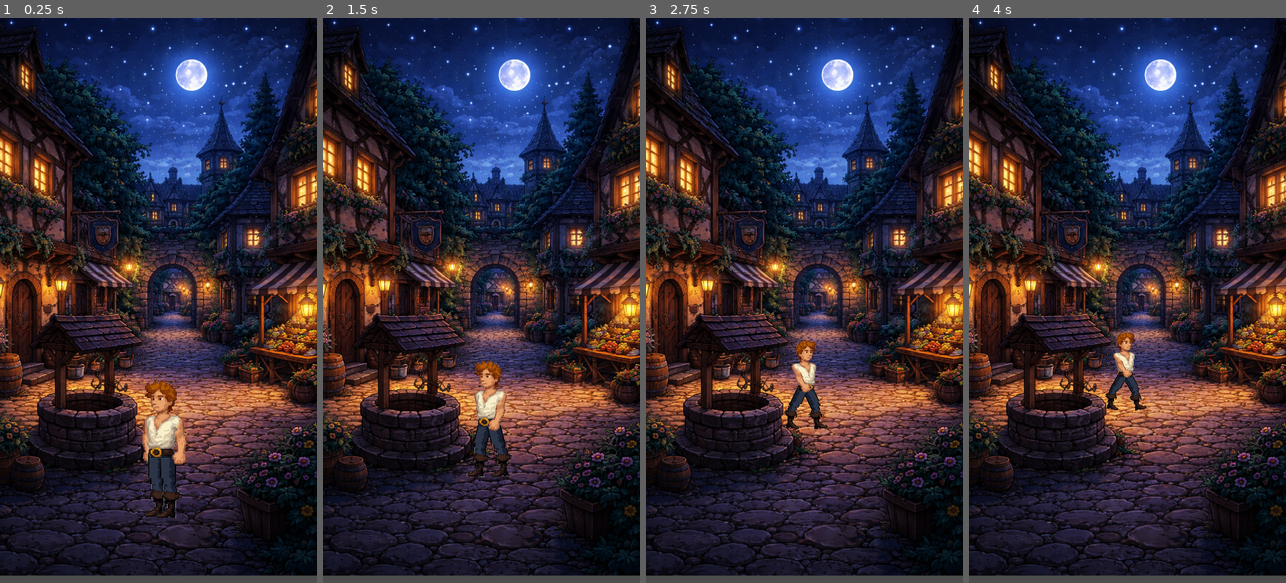
Above: before the commit, frames 1-4 (left to right).
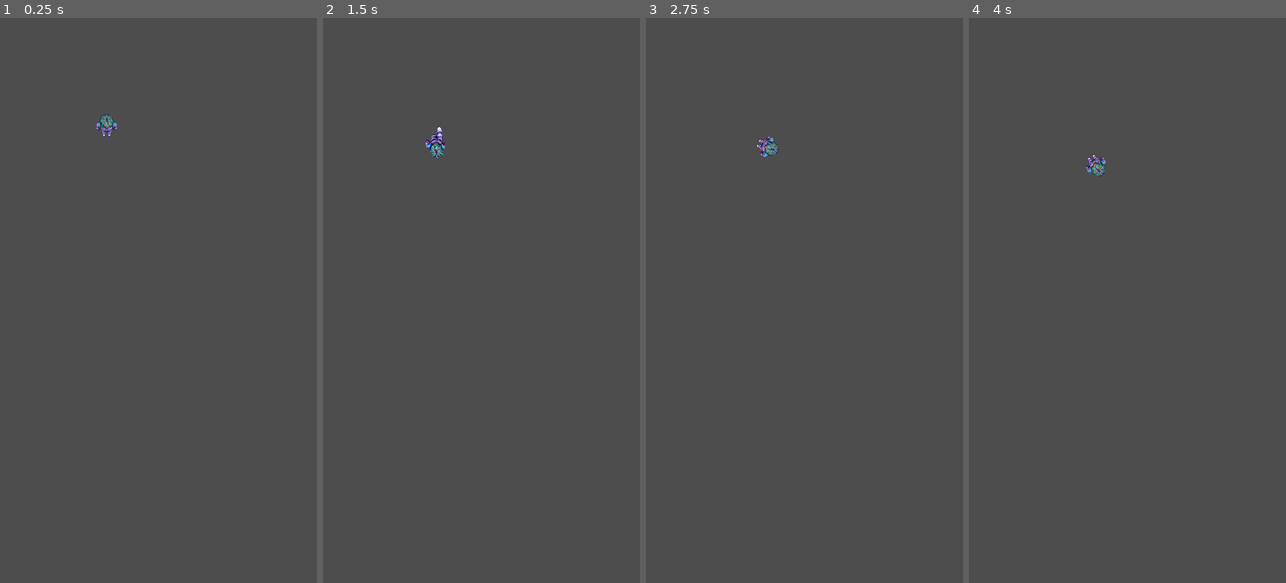
Above: after the commit, the same moments.

Repository: playkore/eve-run
Game: Godot game, scene res://scenes/eve_playground.tscn
Same seed, same stepped clock (60 frames per second), same inputs: the game is played once before the commit and once after it. Before the commit the project starts from res://scenes/main.tscn.
Inputs (mouse positions are in pixels of both pictures, inside the frame that each line leads up to):
- Up to frame 1 (0.25 s): no input
- Up to frame 2 (1.5 s): tap Enter at 0.5 s; move the mouse to (551, 272) at 0.52 s; click (551, 272) at 0.67 s; move the mouse to (418, 328) at 1.27 s; click (418, 328) at 1.42 s
- Up to frame 3 (2.75 s): move the mouse to (836, 176) at 2.02 s; click (836, 176) at 2.17 s
- Up to frame 4 (4 s): move the mouse to (1111, 413) at 2.77 s; click (1111, 413) at 2.92 s; move the mouse to (1222, 385) at 3.52 s; click (1222, 385) at 3.67 s

The runs differ from the first frame. In frame 1, 96% of the frame differs, in the area x 0-100%, y 0-99%; in frame 2, 96%; in frame 3, 96%; in frame 4, 96%.

Commit message:
Remove unused scenes

Diff:
--- a/project.godot
+++ b/project.godot
@@ -11,7 +11,7 @@
 [application]
 
 config/name="eve-run"
-run/main_scene="res://scenes/main.tscn"
+run/main_scene="uid://dh3s1vh1clpov"
 config/features=PackedStringArray("4.5", "Mobile")
 config/icon="res://icon.svg"
 
--- a/scenes/boy.tscn
+++ /dev/null
@@ -1,388 +0,0 @@
-[gd_scene load_steps=6 format=3 uid="uid://bjfdkmo5vxkom"]
-
-[ext_resource type="Texture2D" uid="uid://h6tv1qcg6n18" path="res://assets/guy-spritesheet.png" id="1_kfsw8"]
-
-[sub_resource type="Animation" id="Animation_j4e0x"]
-length = 0.001
-tracks/0/type = "value"
-tracks/0/imported = false
-tracks/0/enabled = true
-tracks/0/path = NodePath("Skeleton2D/TorsoBone2D/right-handBone2D:rotation")
-tracks/0/interp = 1
-tracks/0/loop_wrap = true
-tracks/0/keys = {
-"times": PackedFloat32Array(0),
-"transitions": PackedFloat32Array(1),
-"update": 0,
-"values": [0.0]
-}
-tracks/1/type = "value"
-tracks/1/imported = false
-tracks/1/enabled = true
-tracks/1/path = NodePath("Skeleton2D/TorsoBone2D/left-handBone2D:rotation")
-tracks/1/interp = 1
-tracks/1/loop_wrap = true
-tracks/1/keys = {
-"times": PackedFloat32Array(0),
-"transitions": PackedFloat32Array(1),
-"update": 0,
-"values": [-0.05443813]
-}
-tracks/2/type = "value"
-tracks/2/imported = false
-tracks/2/enabled = true
-tracks/2/path = NodePath("Skeleton2D/TorsoBone2D/right-legBone2D:rotation")
-tracks/2/interp = 1
-tracks/2/loop_wrap = true
-tracks/2/keys = {
-"times": PackedFloat32Array(0),
-"transitions": PackedFloat32Array(1),
-"update": 0,
-"values": [0.0]
-}
-tracks/3/type = "value"
-tracks/3/imported = false
-tracks/3/enabled = true
-tracks/3/path = NodePath("Skeleton2D/TorsoBone2D/right-legBone2D/right-footBone2D:rotation")
-tracks/3/interp = 1
-tracks/3/loop_wrap = true
-tracks/3/keys = {
-"times": PackedFloat32Array(0),
-"transitions": PackedFloat32Array(1),
-"update": 0,
-"values": [0.0]
-}
-tracks/4/type = "value"
-tracks/4/imported = false
-tracks/4/enabled = true
-tracks/4/path = NodePath("Skeleton2D/TorsoBone2D/left-legBone2D:rotation")
-tracks/4/interp = 1
-tracks/4/loop_wrap = true
-tracks/4/keys = {
-"times": PackedFloat32Array(0),
-"transitions": PackedFloat32Array(1),
-"update": 0,
-"values": [-0.022741903]
-}
-tracks/5/type = "value"
-tracks/5/imported = false
-tracks/5/enabled = true
-tracks/5/path = NodePath("Skeleton2D/TorsoBone2D/left-legBone2D/left-footBone2D:rotation")
-tracks/5/interp = 1
-tracks/5/loop_wrap = true
-tracks/5/keys = {
-"times": PackedFloat32Array(0),
-"transitions": PackedFloat32Array(1),
-"update": 0,
-"values": [0.022741903]
-}
-tracks/6/type = "value"
-tracks/6/imported = false
-tracks/6/enabled = true
-tracks/6/path = NodePath("Skeleton2D/TorsoBone2D:position:y")
-tracks/6/interp = 1
-tracks/6/loop_wrap = true
-tracks/6/keys = {
-"times": PackedFloat32Array(0),
-"transitions": PackedFloat32Array(1),
-"update": 1,
-"values": [0.0]
-}
-
-[sub_resource type="Animation" id="Animation_run01"]
-resource_name = "run"
-length = 0.6
-loop_mode = 1
-tracks/0/type = "value"
-tracks/0/imported = false
-tracks/0/enabled = true
-tracks/0/path = NodePath("Skeleton2D/TorsoBone2D/right-handBone2D:rotation")
-tracks/0/interp = 2
-tracks/0/loop_wrap = true
-tracks/0/keys = {
-"times": PackedFloat32Array(0, 0.3),
-"transitions": PackedFloat32Array(1, 1),
-"update": 0,
-"values": [0.5235987755982988, -0.5235987755982988]
-}
-tracks/1/type = "value"
-tracks/1/imported = false
-tracks/1/enabled = true
-tracks/1/path = NodePath("Skeleton2D/TorsoBone2D/left-handBone2D:rotation")
-tracks/1/interp = 2
-tracks/1/loop_wrap = true
-tracks/1/keys = {
-"times": PackedFloat32Array(0, 0.3),
-"transitions": PackedFloat32Array(1, 1),
-"update": 0,
-"values": [-0.5235987755982988, 0.5235987755982988]
-}
-tracks/2/type = "value"
-tracks/2/imported = false
-tracks/2/enabled = true
-tracks/2/path = NodePath("Skeleton2D/TorsoBone2D/right-legBone2D:rotation")
-tracks/2/interp = 2
-tracks/2/loop_wrap = true
-tracks/2/keys = {
-"times": PackedFloat32Array(0, 0.3),
-"transitions": PackedFloat32Array(1, 1),
-"update": 0,
-"values": [-0.5235987755982988, 0.5235987755982988]
-}
-tracks/3/type = "value"
-tracks/3/imported = false
-tracks/3/enabled = true
-tracks/3/path = NodePath("Skeleton2D/TorsoBone2D/right-legBone2D/right-footBone2D:rotation")
-tracks/3/interp = 2
-tracks/3/loop_wrap = true
-tracks/3/keys = {
-"times": PackedFloat32Array(0, 0.3),
-"transitions": PackedFloat32Array(1, 1),
-"update": 0,
-"values": [0.17453292519943295, -0.3490658503988659]
-}
-tracks/4/type = "value"
-tracks/4/imported = false
-tracks/4/enabled = true
-tracks/4/path = NodePath("Skeleton2D/TorsoBone2D/left-legBone2D:rotation")
-tracks/4/interp = 2
-tracks/4/loop_wrap = true
-tracks/4/keys = {
-"times": PackedFloat32Array(0, 0.3),
-"transitions": PackedFloat32Array(1, 1),
-"update": 0,
-"values": [0.5235987755982988, -0.5235987755982988]
-}
-tracks/5/type = "value"
-tracks/5/imported = false
-tracks/5/enabled = true
-tracks/5/path = NodePath("Skeleton2D/TorsoBone2D/left-legBone2D/left-footBone2D:rotation")
-tracks/5/interp = 2
-tracks/5/loop_wrap = true
-tracks/5/keys = {
-"times": PackedFloat32Array(0, 0.3),
-"transitions": PackedFloat32Array(1, 1),
-"update": 0,
-"values": [-0.3490658503988659, 0.3490658503988659]
-}
-tracks/6/type = "value"
-tracks/6/imported = false
-tracks/6/enabled = true
-tracks/6/path = NodePath("Skeleton2D/TorsoBone2D:position:y")
-tracks/6/interp = 1
-tracks/6/loop_wrap = true
-tracks/6/keys = {
-"times": PackedFloat32Array(0, 0.15, 0.3, 0.45),
-"transitions": PackedFloat32Array(1, 1, 1, 1),
-"update": 0,
-"values": [0.0, -15.0, 0.0, -15.0]
-}
-
-[sub_resource type="Animation" id="Animation_kfsw8"]
-resource_name = "walk"
-loop_mode = 1
-tracks/0/type = "value"
-tracks/0/imported = false
-tracks/0/enabled = true
-tracks/0/path = NodePath("Skeleton2D/TorsoBone2D/right-handBone2D:rotation")
-tracks/0/interp = 2
-tracks/0/loop_wrap = true
-tracks/0/keys = {
-"times": PackedFloat32Array(0, 0.5),
-"transitions": PackedFloat32Array(1, 1),
-"update": 0,
-"values": [0.3490658503988659, -0.3490658503988659]
-}
-tracks/1/type = "value"
-tracks/1/imported = false
-tracks/1/enabled = true
-tracks/1/path = NodePath("Skeleton2D/TorsoBone2D/left-handBone2D:rotation")
-tracks/1/interp = 2
-tracks/1/loop_wrap = true
-tracks/1/keys = {
-"times": PackedFloat32Array(0, 0.5),
-"transitions": PackedFloat32Array(1, 1),
-"update": 0,
-"values": [-0.3490658503988659, 0.3490658503988659]
-}
-tracks/2/type = "value"
-tracks/2/imported = false
-tracks/2/enabled = true
-tracks/2/path = NodePath("Skeleton2D/TorsoBone2D/right-legBone2D:rotation")
-tracks/2/interp = 2
-tracks/2/loop_wrap = true
-tracks/2/keys = {
-"times": PackedFloat32Array(0, 0.5),
-"transitions": PackedFloat32Array(1, 1),
-"update": 0,
-"values": [-0.3490658503988659, 0.3490658503988659]
-}
-tracks/3/type = "value"
-tracks/3/imported = false
-tracks/3/enabled = true
-tracks/3/path = NodePath("Skeleton2D/TorsoBone2D/right-legBone2D/right-footBone2D:rotation")
-tracks/3/interp = 2
-tracks/3/loop_wrap = true
-tracks/3/keys = {
-"times": PackedFloat32Array(0, 0.5),
-"transitions": PackedFloat32Array(1, 1),
-"update": 0,
-"values": [0.0, -0.2617993877991494]
-}
-tracks/4/type = "value"
-tracks/4/imported = false
-tracks/4/enabled = true
-tracks/4/path = NodePath("Skeleton2D/TorsoBone2D/left-legBone2D:rotation")
-tracks/4/interp = 2
-tracks/4/loop_wrap = true
-tracks/4/keys = {
-"times": PackedFloat32Array(0, 0.5),
-"transitions": PackedFloat32Array(1, 1),
-"update": 0,
-"values": [0.3490658503988659, -0.3490658503988659]
-}
-tracks/5/type = "value"
-tracks/5/imported = false
-tracks/5/enabled = true
-tracks/5/path = NodePath("Skeleton2D/TorsoBone2D/left-legBone2D/left-footBone2D:rotation")
-tracks/5/interp = 2
-tracks/5/loop_wrap = true
-tracks/5/keys = {
-"times": PackedFloat32Array(0, 0.5),
-"transitions": PackedFloat32Array(1, 1),
-"update": 0,
-"values": [-0.2617993877991494, 0.2617993877991494]
-}
-tracks/6/type = "value"
-tracks/6/imported = false
-tracks/6/enabled = true
-tracks/6/path = NodePath("Skeleton2D/TorsoBone2D:position:y")
-tracks/6/interp = 1
-tracks/6/loop_wrap = true
-tracks/6/keys = {
-"times": PackedFloat32Array(0, 0.25, 0.5, 0.75),
-"transitions": PackedFloat32Array(1, 1, 1, 1),
-"update": 0,
-"values": [0.0, -10.0, 0.0, -10.0]
-}
-
-[sub_resource type="AnimationLibrary" id="AnimationLibrary_4q8oq"]
-_data = {
-&"RESET": SubResource("Animation_j4e0x"),
-&"run": SubResource("Animation_run01"),
-&"walk": SubResource("Animation_kfsw8")
-}
-
-[node name="boy" type="Node2D"]
-
-[node name="Skeleton2D" type="Skeleton2D" parent="."]
-position = Vector2(27, -405)
-
-[node name="TorsoBone2D" type="Bone2D" parent="Skeleton2D"]
-rest = Transform2D(1, 0, 0, 1, 708, 255)
-
-[node name="Torso" type="Sprite2D" parent="Skeleton2D/TorsoBone2D"]
-z_index = 1
-texture = ExtResource("1_kfsw8")
-region_enabled = true
-region_rect = Rect2(564, 183.25, 178, 225.5)
-
-[node name="right-handBone2D" type="Bone2D" parent="Skeleton2D/TorsoBone2D"]
-position = Vector2(-77, -75)
-scale = Vector2(0.9999997, 0.9999997)
-rest = Transform2D(1, 0, 0, 1, -77, -75)
-
-[node name="right-hand" type="Sprite2D" parent="Skeleton2D/TorsoBone2D/right-handBone2D"]
-z_index = -1
-position = Vector2(7, 97)
-texture = ExtResource("1_kfsw8")
-region_enabled = true
-region_rect = Rect2(30.454567, 227.78288, 78.13678, 225.77022)
-
-[node name="right-legBone2D" type="Bone2D" parent="Skeleton2D/TorsoBone2D"]
-position = Vector2(-47, 113)
-scale = Vector2(0.9999997, 0.9999997)
-rest = Transform2D(1, 0, 0, 1, -47, 113)
-
-[node name="right-leg" type="Sprite2D" parent="Skeleton2D/TorsoBone2D/right-legBone2D"]
-z_index = -1
-position = Vector2(10, 52)
-texture = ExtResource("1_kfsw8")
-region_enabled = true
-region_rect = Rect2(417.5162, 447.6248, 81.39612, 167.83011)
-
-[node name="right-footBone2D" type="Bone2D" parent="Skeleton2D/TorsoBone2D/right-legBone2D"]
-z_index = -1
-position = Vector2(10, 128)
-scale = Vector2(0.99999994, 0.99999994)
-rest = Transform2D(1, 0, 0, 1, 10, 128)
-
-[node name="right-foot" type="Sprite2D" parent="Skeleton2D/TorsoBone2D/right-legBone2D/right-footBone2D"]
-z_index = -1
-position = Vector2(2, 68)
-texture = ExtResource("1_kfsw8")
-region_enabled = true
-region_rect = Rect2(576.7739, 601.73755, 129.17212, 182.25647)
-
-[node name="left-legBone2D" type="Bone2D" parent="Skeleton2D/TorsoBone2D"]
-position = Vector2(6, 116.00003)
-rotation = -0.022741903
-rest = Transform2D(0.99974144, -0.022739943, 0.022739943, 0.99974144, 6, 116.00003)
-
-[node name="left-leg" type="Sprite2D" parent="Skeleton2D/TorsoBone2D/left-legBone2D"]
-z_index = -1
-position = Vector2(11.927877, 47.28344)
-texture = ExtResource("1_kfsw8")
-region_enabled = true
-region_rect = Rect2(416.96643, 446.5248, 81.61731, 168.6301)
-
-[node name="left-footBone2D" type="Bone2D" parent="Skeleton2D/TorsoBone2D/left-legBone2D"]
-z_index = -1
-position = Vector2(13.039658, 130.3302)
-rotation = 0.022741903
-scale = Vector2(0.9999997, 0.9999997)
-rest = Transform2D(0.99974144, 0.022739943, -0.022739943, 0.99974144, 13.039658, 130.3302)
-
-[node name="left-foot" type="Sprite2D" parent="Skeleton2D/TorsoBone2D/left-legBone2D/left-footBone2D"]
-z_index = -1
-position = Vector2(2, 68)
-texture = ExtResource("1_kfsw8")
-region_enabled = true
-region_rect = Rect2(576.7739, 601.73755, 129.17212, 182.25647)
-
-[node name="HeadBone2D" type="Bone2D" parent="Skeleton2D/TorsoBone2D"]
-position = Vector2(-11, -111)
-rotation = 0.0026996136
-rest = Transform2D(0.99999636, 0.0026996103, -0.0026996103, 0.99999636, -11, -111)
-
-[node name="Head" type="Sprite2D" parent="Skeleton2D/TorsoBone2D/HeadBone2D"]
-z_index = 1
-position = Vector2(-4.36973, -70.893616)
-texture = ExtResource("1_kfsw8")
-region_enabled = true
-region_rect = Rect2(402.42767, 26.144743, 157.0263, 165.75006)
-
-[node name="left-handBone2D" type="Bone2D" parent="Skeleton2D/TorsoBone2D"]
-position = Vector2(76, -76)
-rotation = -0.05443813
-scale = Vector2(0.9999997, 0.9999997)
-rest = Transform2D(0.9985186, -0.054411244, 0.054411244, 0.9985186, 76, -76)
-
-[node name="left-hand" type="Sprite2D" parent="Skeleton2D/TorsoBone2D/left-handBone2D"]
-z_index = 1
-position = Vector2(-13, 101)
-texture = ExtResource("1_kfsw8")
-region_enabled = true
-region_rect = Rect2(176.90234, 217.39232, 83.66919, 236.66426)
-
-[node name="AnimationPlayer" type="AnimationPlayer" parent="."]
-libraries = {
-&"": SubResource("AnimationLibrary_4q8oq")
-}
-
-[node name="NavigationAgent2D" type="NavigationAgent2D" parent="."]
-path_desired_distance = 10.0
-target_desired_distance = 10.0
-max_speed = 10000.0
-avoidance_enabled = true
-radius = 30.0
--- /dev/null
+++ b/scenes/eve.tscn
@@ -0,0 +1,52 @@
+[gd_scene load_steps=7 format=3 uid="uid://c4xsptmonp7u"]
+
+[ext_resource type="Texture2D" uid="uid://bul3fen8ly00c" path="res://assets/eve-top-down.png" id="1_8snfq"]
+
+[sub_resource type="CircleShape2D" id="CircleShape2D_8snfq"]
+radius = 35.69314
+
+[sub_resource type="AtlasTexture" id="AtlasTexture_jr3t3"]
+atlas = ExtResource("1_8snfq")
+region = Rect2(128, 0, 128, 128)
+
+[sub_resource type="AtlasTexture" id="AtlasTexture_yfl72"]
+atlas = ExtResource("1_8snfq")
+region = Rect2(256, 0, 128, 128)
+
+[sub_resource type="AtlasTexture" id="AtlasTexture_2y7q7"]
+atlas = ExtResource("1_8snfq")
+region = Rect2(0, 0, 128, 128)
+
+[sub_resource type="SpriteFrames" id="SpriteFrames_nuijg"]
+animations = [{
+"frames": [{
+"duration": 1.0,
+"texture": SubResource("AtlasTexture_jr3t3")
+}, {
+"duration": 1.0,
+"texture": SubResource("AtlasTexture_yfl72")
+}],
+"loop": true,
+"name": &"running",
+"speed": 5.0
+}, {
+"frames": [{
+"duration": 1.0,
+"texture": SubResource("AtlasTexture_2y7q7")
+}],
+"loop": true,
+"name": &"standing",
+"speed": 5.0
+}]
+
+[node name="Eve" type="Node2D"]
+
+[node name="CharacterBody2D" type="CharacterBody2D" parent="."]
+
+[node name="CollisionShape2D" type="CollisionShape2D" parent="CharacterBody2D"]
+shape = SubResource("CircleShape2D_8snfq")
+
+[node name="AnimatedSprite2D" type="AnimatedSprite2D" parent="."]
+sprite_frames = SubResource("SpriteFrames_nuijg")
+animation = &"running"
+frame_progress = 0.268315
--- /dev/null
+++ b/scenes/eve_playground.tscn
@@ -0,0 +1,10 @@
+[gd_scene load_steps=3 format=3 uid="uid://dh3s1vh1clpov"]
+
+[ext_resource type="Script" uid="uid://dl1g0sgxpulsr" path="res://scripts/eve_playground.gd" id="1_86gdv"]
+[ext_resource type="PackedScene" uid="uid://c4xsptmonp7u" path="res://scenes/eve.tscn" id="1_g7lod"]
+
+[node name="EvePlayground" type="Node2D"]
+script = ExtResource("1_86gdv")
+
+[node name="Eve" parent="." instance=ExtResource("1_g7lod")]
+position = Vector2(364, 367)
--- a/scenes/main.tscn
+++ /dev/null
@@ -1,48 +0,0 @@
-[gd_scene load_steps=6 format=3 uid="uid://dn16txdwtnt5p"]
-
-[ext_resource type="Script" uid="uid://d1phdnv8ydmny" path="res://scripts/main.gd" id="1_ytvwh"]
-[ext_resource type="PackedScene" uid="uid://bjfdkmo5vxkom" path="res://scenes/boy.tscn" id="2_j2uf7"]
-[ext_resource type="Texture2D" uid="uid://cgcayplnuf308" path="res://assets/scene001-background.png" id="3_bg"]
-
-[sub_resource type="NavigationPolygon" id="NavigationPolygon_main"]
-vertices = PackedVector2Array(449.5078, 1289.2422, 811.96875, 1228, 889.35156, 1228, 1010.7031, 1297.3438, 808.3125, 1397.1484, 472.8828, 1429.4531, 693, 1559.2109, 778.46875, 1839.9219, -137.92188, 1835.0469, 112.97656, 1609.6172, 332.8828, 1531.2734, -136.07813, 1584.0703, 132.96875, 1514.6875, 691.6328, 1177.0469, 410.47656, 1230.6875, 422.71875, 1152.5078, 602.6172, 1028.5703, 707.8594, 1093.8594, 469.0078, 1025.4609, 492.67188, 989.0703, 540.03906, 969.77344, 589.9375, 989.5625)
-polygons = Array[PackedInt32Array]([PackedInt32Array(0, 1, 2, 3, 4, 5), PackedInt32Array(6, 7, 8, 9, 10), PackedInt32Array(8, 11, 9), PackedInt32Array(9, 12, 10), PackedInt32Array(6, 10, 5, 4), PackedInt32Array(13, 1, 0, 14, 15), PackedInt32Array(16, 17, 13, 15, 18, 19), PackedInt32Array(16, 19, 20, 21)])
-outlines = Array[PackedVector2Array]([PackedVector2Array(-148, 1845, -146, 1573, 105.05347, 1598.7463, 125, 1504, 330, 1521, 462, 1425, 440, 1293, 400, 1233, 413, 1150, 460, 1021, 486, 981, 540, 959, 598, 982, 611, 1022, 719, 1089, 703, 1171, 814, 1218, 892, 1218, 1032, 1298, 815, 1405, 704, 1561, 792, 1850)])
-
-[sub_resource type="CapsuleShape2D" id="CapsuleShape2D_sugp2"]
-radius = 79.0
-height = 400.0
-
-[node name="Main" type="Node2D"]
-script = ExtResource("1_ytvwh")
-
-[node name="Background" type="Sprite2D" parent="."]
-z_index = -10
-position = Vector2(537, 935)
-scale = Vector2(1.25, 1.25)
-texture = ExtResource("3_bg")
-
-[node name="NavigationRegion2D" type="NavigationRegion2D" parent="."]
-position = Vector2(48, 38)
-navigation_polygon = SubResource("NavigationPolygon_main")
-
-[node name="Obstacles" type="Node2D" parent="."]
-visible = false
-
-[node name="StoneWell" type="StaticBody2D" parent="Obstacles"]
-position = Vector2(324, 1440)
-
-[node name="CollisionShape2D" type="CollisionShape2D" parent="Obstacles/StoneWell"]
-position = Vector2(-17, 29)
-rotation = 1.5707964
-shape = SubResource("CapsuleShape2D_sugp2")
-
-[node name="FruitStand" type="StaticBody2D" parent="Obstacles"]
-position = Vector2(810, 1248)
-
-[node name="CollisionPolygon2D" type="CollisionPolygon2D" parent="Obstacles/FruitStand"]
-polygon = PackedVector2Array(0, -96, 248.4, -96, 248.4, 96, 0, 96)
-
-[node name="Boy" parent="." instance=ExtResource("2_j2uf7")]
-position = Vector2(540, 1700)
-scale = Vector2(0.5, 0.5)
--- /dev/null
+++ b/scripts/eve_playground.gd
@@ -0,0 +1,74 @@
+extends Node2D
+
+@export var move_speed := 500.0
+
+@onready var eve: Node2D = $Eve
+@onready var eve_sprite: AnimatedSprite2D = $Eve/AnimatedSprite2D
+
+var target_position := Vector2.ZERO
+var is_moving := false
+var is_pressing := false
+
+func _ready() -> void:
+	eve_sprite.play("standing")
+
+func _unhandled_input(event: InputEvent) -> void:
+	if event is InputEventMouseButton and event.button_index == MOUSE_BUTTON_LEFT:
+		if event.pressed:
+			is_pressing = true
+			_start_move(event.position)
+		else:
+			is_pressing = false
+			_stop_move()
+	elif event is InputEventScreenTouch:
+		if event.pressed:
+			is_pressing = true
+			_start_move(event.position)
+		else:
+			is_pressing = false
+			_stop_move()
+	elif event is InputEventMouseMotion and is_pressing:
+		_start_move(event.position)
+
+func _physics_process(delta: float) -> void:
+	if not is_moving:
+		return
+
+	var to_target = target_position - eve.global_position
+	var distance = to_target.length()
+	if distance <= 1.0:
+		eve.global_position = target_position
+		_stop_move()
+		return
+
+	var direction = to_target / distance
+	# Rotate Eve towards the current target while moving.
+	# Sprite faces down by default, so add a 90-degree offset.
+	eve.rotation = direction.angle() + PI / 2.0
+	var step = move_speed * delta
+	if step >= distance:
+		eve.global_position = target_position
+		_stop_move()
+		return
+
+	eve.global_position += direction * step
+
+func _start_move(position: Vector2) -> void:
+	target_position = position
+	is_moving = true
+	_rotate_towards_target()
+	if eve_sprite.animation != "running":
+		eve_sprite.play("running")
+
+func _stop_move() -> void:
+	if not is_moving:
+		return
+	is_moving = false
+	if eve_sprite.animation != "standing":
+		eve_sprite.play("standing")
+
+func _rotate_towards_target() -> void:
+	var to_target = target_position - eve.global_position
+	if to_target.length_squared() > 0.0:
+		# Sprite faces down by default, so add a 90-degree offset.
+		eve.rotation = to_target.angle() + PI / 2.0
--- a/scripts/main.gd
+++ /dev/null
@@ -1,72 +0,0 @@
-extends Node2D
-
-@export var move_speed := 200.0
-
-# Scaling parameters based on the JSON specification
-const HORIZON_Y := 960.0  # 50% of 1920
-const MIN_SCALE := 0.1
-const MAX_SCALE := 0.8
-const MIN_Y := 960.0  # Horizon (50% of height)
-const MAX_Y := 1824.0  # Bottom of walkable area (95% of height)
-
-@onready var boy: Node2D = $Boy
-@onready var boy_animation: AnimationPlayer = $Boy/AnimationPlayer
-@onready var navigation_agent: NavigationAgent2D = $Boy/NavigationAgent2D
-
-var target_position: Vector2
-var is_navigating := false
-
-func _ready() -> void:
-	# Wait for navigation to be ready
-	await get_tree().physics_frame
-	navigation_agent.velocity_computed.connect(_on_velocity_computed)
-
-func _unhandled_input(event: InputEvent) -> void:
-	if event is InputEventMouseButton and event.pressed and event.button_index == MOUSE_BUTTON_LEFT:
-		target_position = event.position
-		navigation_agent.target_position = target_position
-		is_navigating = true
-
-func _physics_process(delta: float) -> void:
-	if is_navigating and not navigation_agent.is_navigation_finished():
-		var next_position = navigation_agent.get_next_path_position()
-		var direction = (next_position - boy.global_position).normalized()
-
-		# Update character facing direction
-		if direction.x != 0.0:
-			boy.scale.x = abs(boy.scale.x) * (-1.0 if direction.x > 0.0 else 1.0)
-
-		# Scale speed by depth so distant characters move proportionally slower.
-		var scale_value = _compute_depth_scale(boy.position.y)
-		var speed_scale = scale_value / MAX_SCALE
-		var desired_velocity = direction * move_speed * speed_scale
-
-		# Use navigation agent's avoidance
-		navigation_agent.velocity = desired_velocity
-
-		# Play walk animation
-		if boy_animation.current_animation != "run":
-			boy_animation.play("run")
-	else:
-		is_navigating = false
-		# Stop animation when idle
-		if boy_animation.current_animation != "RESET":
-			boy_animation.play("RESET")
-
-	# Update character scale based on depth (y position)
-	_update_character_scale()
-
-func _on_velocity_computed(safe_velocity: Vector2) -> void:
-	boy.global_position += safe_velocity * get_physics_process_delta_time()
-
-func _compute_depth_scale(y_pos: float) -> float:
-	var depth_ratio = clamp((y_pos - MIN_Y) / (MAX_Y - MIN_Y), 0.0, 1.0)
-	return lerp(MIN_SCALE, MAX_SCALE, depth_ratio)
-
-func _update_character_scale() -> void:
-	# Calculate scale based on Y position (depth)
-	var scale_value = _compute_depth_scale(boy.position.y)
-
-	# Preserve the sign of scale.x for flipping
-	var sign_x = sign(boy.scale.x)
-	boy.scale = Vector2(scale_value * sign_x, scale_value)
Binary file added: assets/eve-top-down.png
Not shown, changed: assets/eve-top-down.png.import
Binary file removed: assets/guy-spritesheet.png
Not shown, removed: assets/guy-spritesheet.png.import
Binary file removed: assets/scene001-background.png
Not shown, added: scripts/eve_playground.gd.uid
Not shown, removed: scripts/main.gd.uid
Not shown, added: source-img/eve-top-down.xcf
